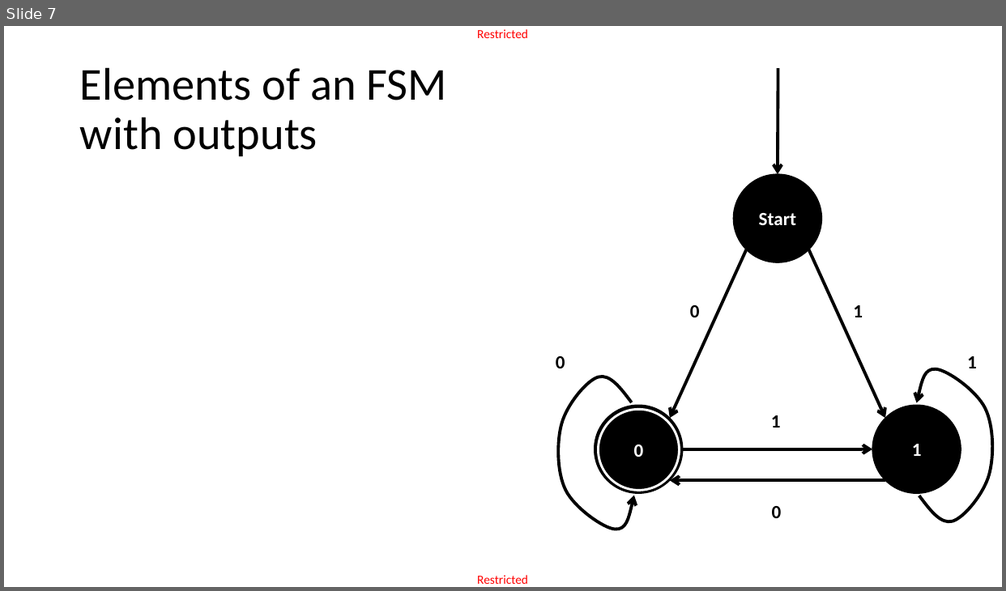
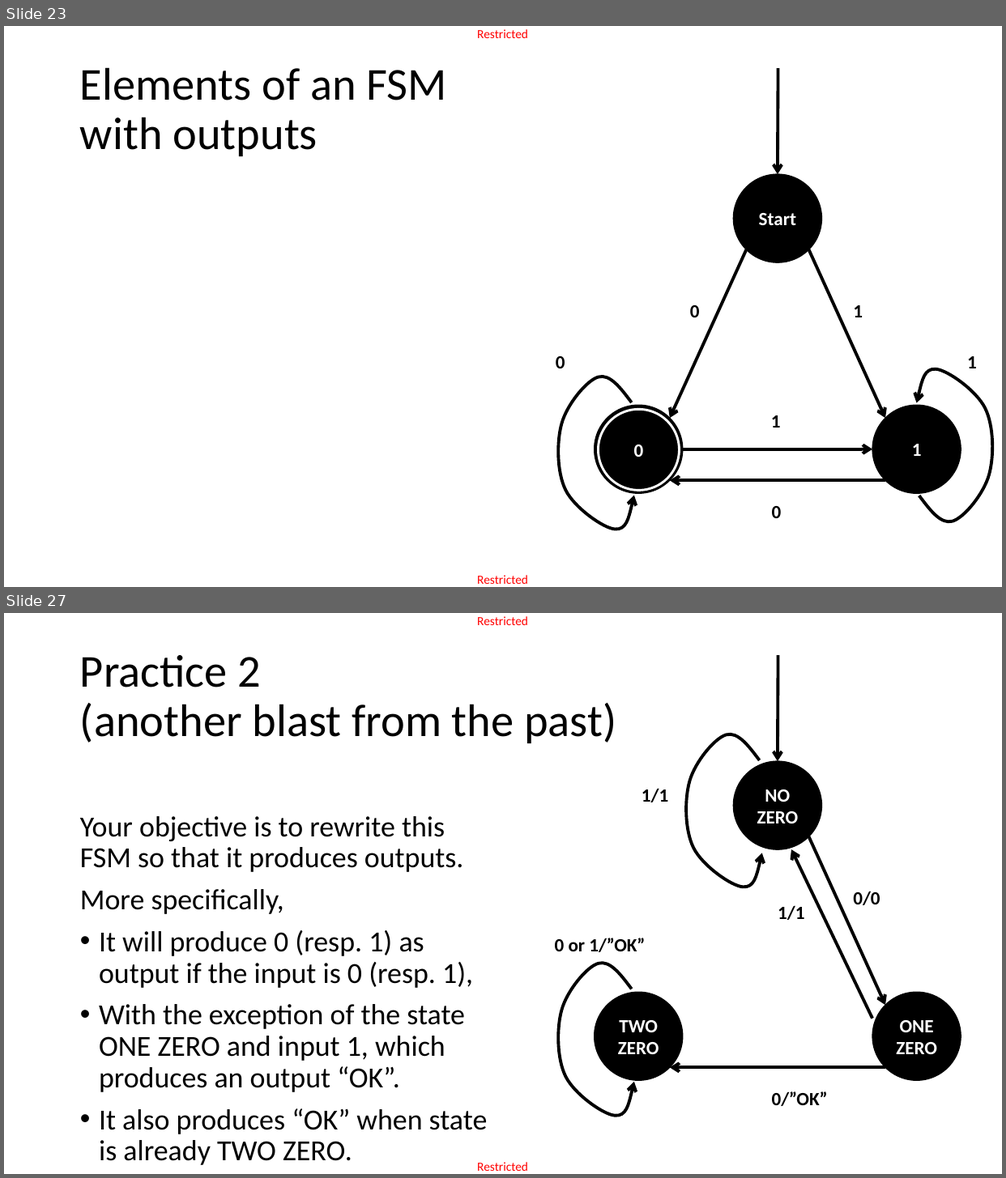
Before and after one commit to matthieudemari/SUTD_PLC_50_051, a slide deck: W9/W9S1/W9S1.pptx. Shown one above the other, each under a label of ours: slide 7 before the commit, slides 23 and 27 after it; the slides between them are not shown. The pictures are 1006x591 and 1006x1178 pixels, drawn with LibreOffice and Linux fonts; fonts in the diff are those of the drawing; grey boxes stand for pictures. Boxes give left, top, right and bottom in pixels: in the first picture for what was removed or moved away, otherwise in the second. Text is boxed around its words. In the diff, an @@ line names an element or a change of style, - is before the commit and + after.

```diff
--- a/W9/W9S1/W9S1.pptx
+++ b/W9/W9S1/W9S1.pptx
@@ slide 27 added at (x1=4, y1=613, x2=1002, y2=1174), background #FFFFFF; not listed: 2 template elements that a slide beside it also shows @@
@@ title added at (x1=80, y1=655, x2=616, y2=743), 44 pt, text #000000 @@
+Practice 2
+(another blast from the past)
@@ arrow added from (778, 655) to (778, 761), #000000 3 pt @@
@@ freeform shape added at (x1=686, y1=735, x2=761, y2=887), outline #000000 3 pt @@
@@ ellipse added at (x1=733, y1=761, x2=821, y2=850), fill #000000, outline #000000 1 pt, 18 pt, text #FFFFFF, bold @@
+NO
+ZERO
@@ text added at (x1=641, y1=788, x2=668, y2=803), 18 pt, text #000000, bold @@
+1/1
@@ text added at (x1=80, y1=816, x2=488, y2=1165), 28 pt, text #000000 @@
+Your objective is to rewrite this FSM so that it produces outputs.
+More specifically,
+• It will produce 0 (resp. 1) as output if the input is 0 (resp. 1),
+• With the exception of the state ONE ZERO and input 1, which produces an output “OK”.
+• It also produces “OK” when state is already TWO ZERO.
@@ arrow added from (872, 1019) to (791, 850), #000000 3 pt @@
@@ arrow added from (809, 837) to (886, 1005), #000000 3 pt @@
@@ text added at (x1=853, y1=891, x2=880, y2=905), 18 pt, text #000000, bold @@
+0/0
@@ text added at (x1=778, y1=905, x2=804, y2=920), 18 pt, text #000000, bold @@
+1/1
@@ text added at (x1=555, y1=938, x2=645, y2=952), 18 pt, text #000000, bold @@
+0 or 1/”OK”
@@ freeform shape added at (x1=559, y1=964, x2=634, y2=1116), outline #000000 3 pt @@
@@ ellipse added at (x1=594, y1=993, x2=683, y2=1081), fill #000000, outline #000000 1 pt, 18 pt, text #FFFFFF, bold @@
+TWO
+ZERO
@@ ellipse added at (x1=872, y1=993, x2=961, y2=1081), fill #000000, outline #000000 1 pt, 18 pt, text #FFFFFF, bold @@
+ONE
+ZERO
@@ arrow added from (886, 1068) to (670, 1068), #000000 3 pt @@
@@ text added at (x1=772, y1=1092, x2=828, y2=1106), 18 pt, text #000000, bold @@
+0/”OK”
@@ what was slide 7 is now slide 23 @@
```
Also in this commit, not shown: 2 slides changed, 27 other slides added, 9 other files.
